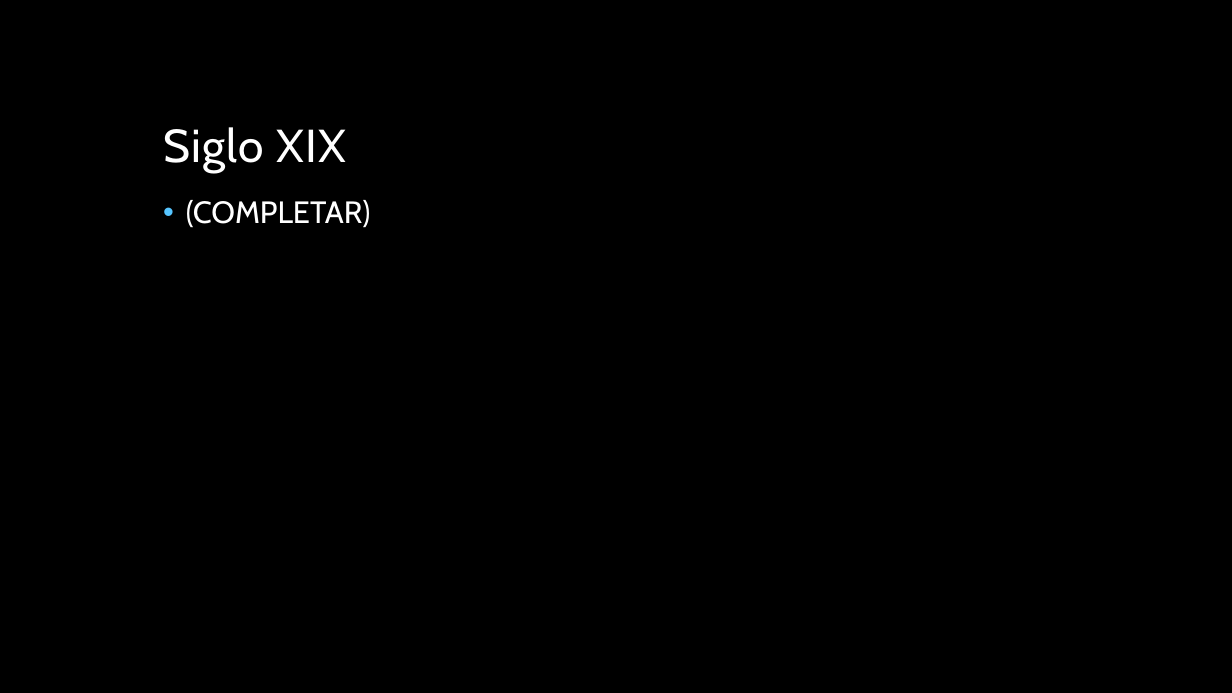
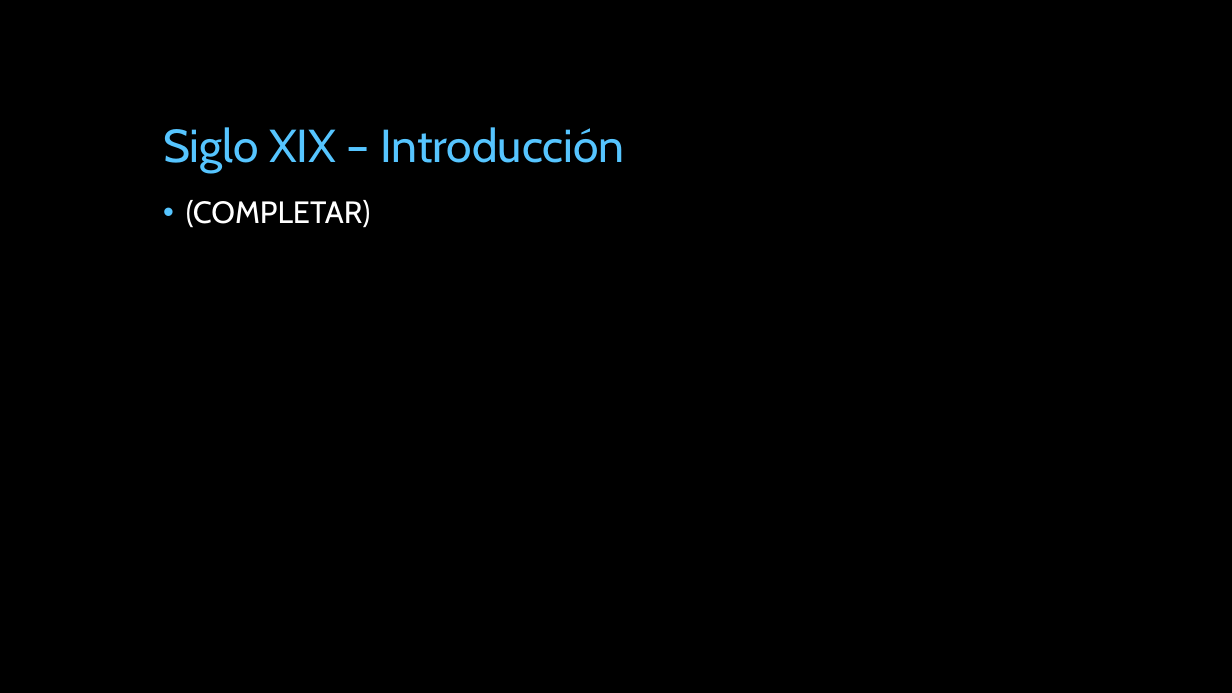
Before and after one commit to miparnisari/implantaciondesistemas, a slide deck: slide 4 of Presentacion/Fuga de Información en los Siglos XIX y.pptx. Drawn at 1232x693 pixels with LibreOffice and Linux fonts; fonts in the diff are those of the drawing; background and template pictures are left out. Boxes give left, top, right and bottom in pixels: in the first picture for what was removed or moved away, otherwise in the second. Text is boxed around its words. In the diff, an @@ line names an element or a change of style, - is before the commit and + after.

```diff
--- a/Presentacion/Fuga de Información en los Siglos XIX y.pptx
+++ b/Presentacion/Fuga de Información en los Siglos XIX y.pptx
@@ title at [163, 127, 625, 173]: text changed; text colour #FFFFFF to #56C5FF @@
-Siglo XIX
+Siglo XIX – Introducción
```
Also in this commit, not shown: 8 other slides changed, 6 slides added, 2 slides removed.
